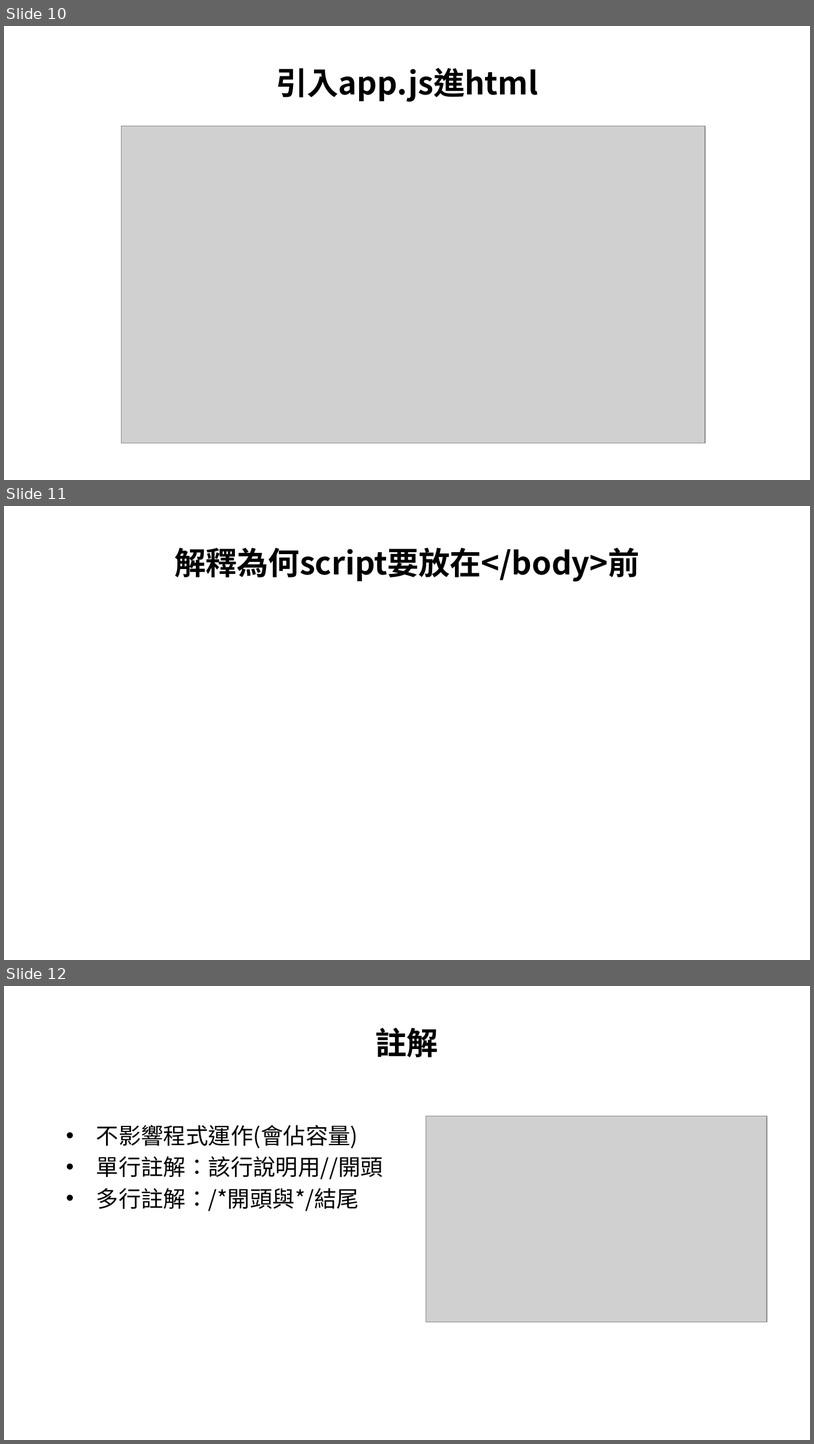
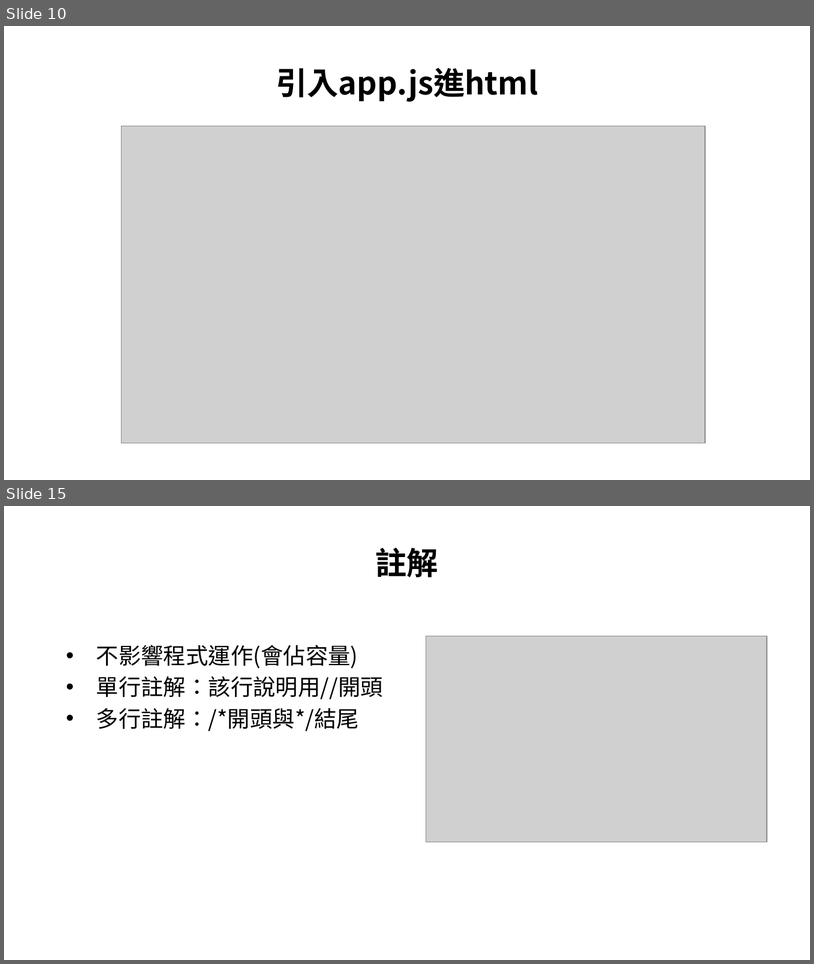
Before and after one commit to allen8101070/JavaScript-PPT, a slide deck: javaScript.pptx. Shown one above the other, each under a label of ours: slides 10, 11 and 12 before the commit, slides 10 and 15 after it; the slides between them are not shown. The pictures are 814x1444 and 814x964 pixels, drawn with LibreOffice and Linux fonts; fonts in the diff are those of the drawing; grey boxes stand for pictures; background and template pictures are left out. Boxes give left, top, right and bottom in pixels: in the first picture for what was removed or moved away, otherwise in the second. Text is boxed around its words. In the diff, an @@ line names an element or a change of style, - is before the commit and + after.

```diff
--- a/javaScript.pptx
+++ b/javaScript.pptx
@@ slide 11 removed at bbox=[4, 506, 810, 960], background picture (left out) @@
@@ title removed at bbox=[174, 547, 639, 582] @@
-解釋為何script要放在</body>前
@@ what was slide 12 is now slide 15 @@
```
Also in this commit, not shown: 2 slides changed, 5 slides added, 1 other file.
